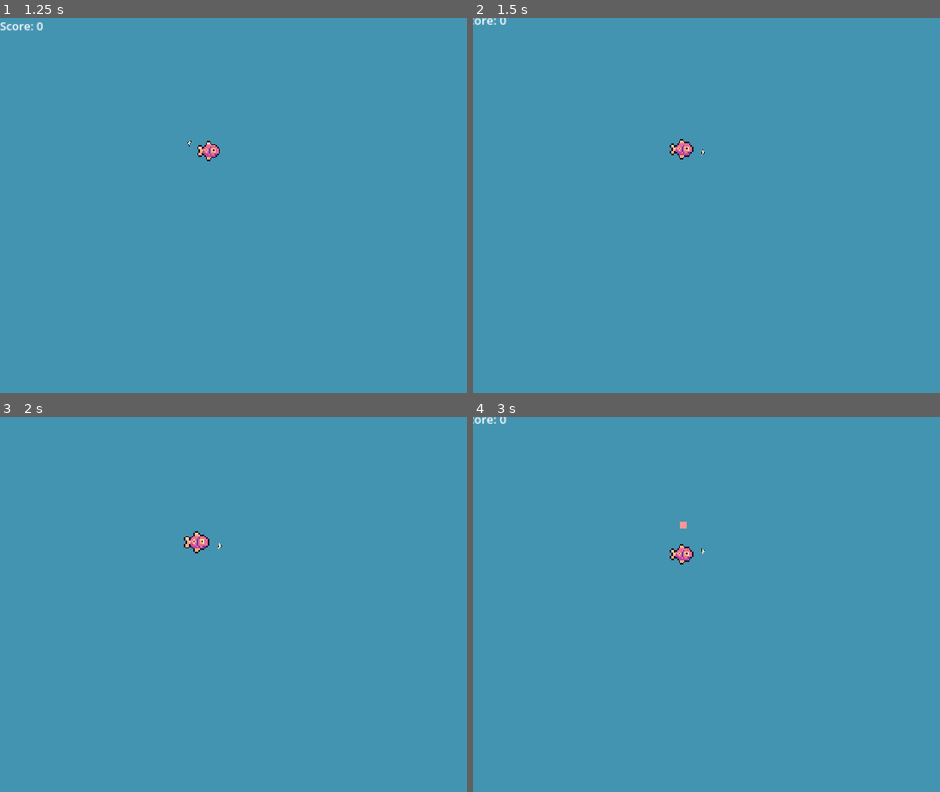
Above: before the commit, frames 1-4 (two rows, left to right).
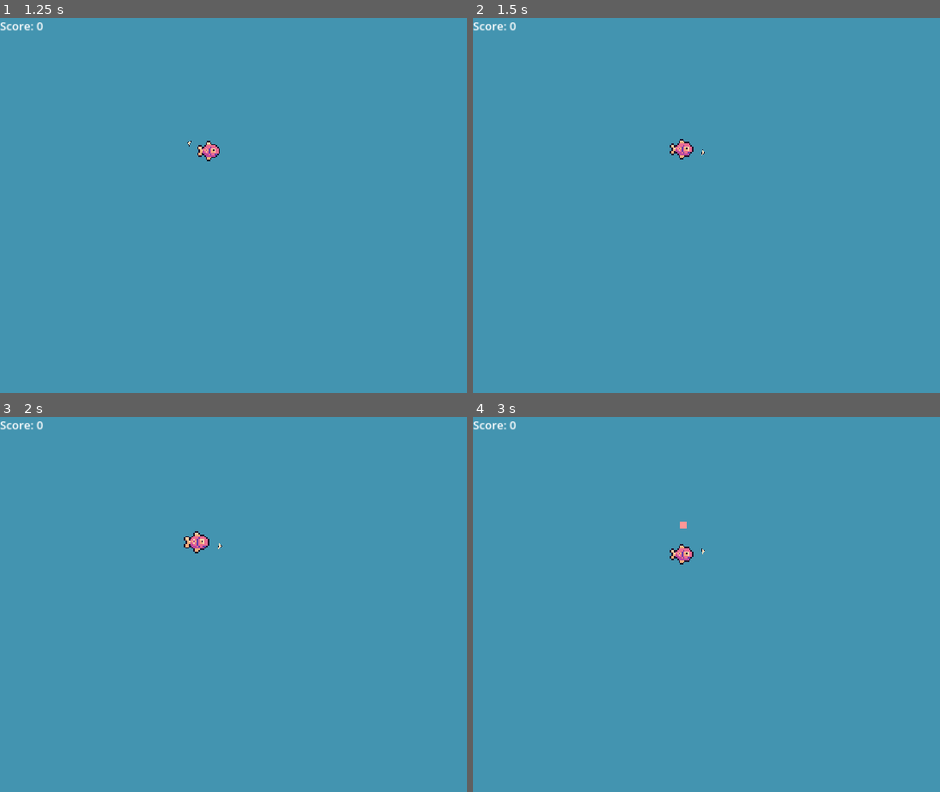
Above: after the commit, the same moments.

Repository: TheCursedMerchant/qdm_gameJam2024
Game: Godot game, scene res://menu.tscn
Same seed, same stepped clock (60 frames per second), same inputs: the game is played once before the commit and once after it.
Inputs (mouse positions are in pixels of both pictures, inside the frame that each line leads up to):
- Up to frame 1 (1.25 s): click "Play" at 0.5 s
- Up to frame 2 (1.5 s): tap Enter at 1.25 s; move the mouse to (outside the picture) at 1.27 s; press the mouse at (outside the picture) at 1.28 s; hold Right (ui_right) from 1.28 s (still down)
- Up to frame 3 (2 s): keep holding Right (ui_right)
- Up to frame 4 (3 s): move the mouse to (678, 630) at 2.02 s; release Right (ui_right) at 2.03 s; release the mouse at (678, 630) at 2.03 s; hold Down (ui_down) 2.03-2.78 s; click (678, 630) at 2.1 s; tap Space at 2.75 s; move the mouse to (883, 525) at 2.77 s; press the mouse at (883, 525) at 2.78 s; hold Right (ui_right) from 2.78 s (still down)

Frame 1 is identical in both runs. In frame 2, 0.2% of the frame differs, in the area x 0-10%, y 0-4%; in frame 3, 0.1%; in frame 4, 0.2%.

Commit message:
adjusted values, added timer to chunk

Diff:
--- a/gamejam2024/project.godot
+++ b/gamejam2024/project.godot
@@ -27,6 +27,7 @@
 window/size/viewport_width=1920
 window/size/viewport_height=1080
 window/stretch/mode="canvas_items"
+window/vsync/vsync_mode=0
 
 [input]
 
--- a/gamejam2024/scenes/flesh_chunk.tscn
+++ b/gamejam2024/scenes/flesh_chunk.tscn
@@ -1,13 +1,13 @@
 [gd_scene load_steps=4 format=3 uid="uid://bbotfcmj6oooa"]
 
+[ext_resource type="Script" path="res://scripts/food/fleshChunk.gd" id="1_7gjbv"]
 [ext_resource type="Texture2D" uid="uid://6lk1qapvqi1j" path="res://assets/art/spr_square.png" id="1_58fa7"]
-[ext_resource type="Script" path="res://scripts/food/food.gd" id="1_uef8r"]
 
 [sub_resource type="CircleShape2D" id="CircleShape2D_1h7bx"]
 radius = 32.0
 
 [node name="FleshChunk" type="Area2D" groups=["Food"]]
-script = ExtResource("1_uef8r")
+script = ExtResource("1_7gjbv")
 friendly = true
 
 [node name="Sprite2D" type="Sprite2D" parent="."]
@@ -16,3 +16,5 @@
 
 [node name="CollisionShape2D" type="CollisionShape2D" parent="."]
 shape = SubResource("CircleShape2D_1h7bx")
+
+[node name="Timer" type="Timer" parent="."]
--- a/gamejam2024/scripts/food/fleshChunk.gd
+++ b/gamejam2024/scripts/food/fleshChunk.gd
@@ -1,2 +1,18 @@
 extends "res://scripts/food/food.gd"
 class_name FleshChunk
+@export var eatCooldown = 0.5
+
+var eatTimer : Timer
+
+func _ready() -> void:
+	eatTimer = $Timer
+	super._ready()
+	eatTimer.connect("timeout", _on_timer_timeout)
+	eatTimer.start()
+
+func _on_timer_timeout() :
+	eatTimer.stop()
+	isEdible = true
+
+func startTimer() :
+	eatTimer.start(eatCooldown)
--- a/gamejam2024/scripts/food/food.gd
+++ b/gamejam2024/scripts/food/food.gd
@@ -2,7 +2,7 @@
 extends Area2D
 
 @export_category("Stats")
-@export var growth_value = 0.1
+@export var growth_value = 0.2
 @export var experience := 10
 @export var size_scale = Vector2.ONE
 @export var off_screen_location := Vector2(-1000, 0)
@@ -12,6 +12,7 @@
 @onready var collisionShape = $CollisionShape2D
 
 var isActive := true
+var isEdible := true
 
 func _ready() -> void :
 	connect("body_entered", _on_body_entered)
@@ -21,10 +22,10 @@
 # if food is eaten or player is eaten
 func _on_body_entered(body: Node2D) -> void:
 	var sprite_size = sprite.get_rect().size * sprite.scale
-	if(body.get_groups().has("Player")) :
+	if(isEdible && body.get_groups().has("Player")) :
 		var player : Player = body
 		var body_sprite_size = player.sprite.get_rect().size * player.scale_size
-		if(friendly or (sprite_size <=  body_sprite_size and player.playerState == System.PLAYER_STATES.IDLE)) :
+		if((friendly or (sprite_size <=  body_sprite_size and player.playerState == System.PLAYER_STATES.IDLE)) ) :
 			player.grow(growth_value, experience)
 			if (friendly == false):
 				System.score += 1
@@ -44,3 +45,6 @@
 	size_scale = newSize
 	sprite.scale = size_scale
 	collisionShape.scale = size_scale
+
+func startTimer() :
+	pass
--- a/gamejam2024/scripts/gameRes.gd
+++ b/gamejam2024/scripts/gameRes.gd
@@ -8,6 +8,7 @@
 	textures.append(preload("res://assets/art/fat_fish_green.png"))
 	textures.append(preload("res://assets/art/torpedo_fish.png"))
 	textures.append(preload("res://assets/art/torpedo_fish_green.png"))
+	#textures.append(preload("res://POC/octopus.png"))
 
 	playerTextures.append(preload("res://assets/art/player_fish.png"))
 	playerTextures.append(preload("res://assets/art/player_fish_level_2.png"))
--- a/gamejam2024/scripts/player/player.gd
+++ b/gamejam2024/scripts/player/player.gd
@@ -19,7 +19,7 @@
 var overShrink := false
 var fleshChunkPool := ScenePool.new(1)
 var experience := 0
-var evolveExp := 100
+var evolveExp := 50
 var evolveLevel := 0
 var currentSpeed := baseSpeed
 
@@ -70,6 +70,8 @@
 				grow( -(dashCharge / 3) )
 				var callback = func() :
 					fleshChunkPool.getLastScene().updateSize(scale_size * 0.5)
+					fleshChunkPool.getLastScene().isEdible = false
+					fleshChunkPool.getLastScene().startTimer()
 				fleshChunkPool.addAtPosition(global_position + (dash_direction * -100), addChunk, callback)
 				playerState = System.PLAYER_STATES.DASH
 
@@ -84,10 +86,12 @@
 
 	move_and_slide()
 
-func addChunk() -> Food :
-	var newChunkInstance: Food = fleshChunkScene.instantiate()
+func addChunk() -> FleshChunk :
+	var newChunkInstance: FleshChunk = fleshChunkScene.instantiate()
 	newChunkInstance.size_scale = scale_size * 0.5
+	newChunkInstance.isEdible = false
 	get_tree().root.add_child(newChunkInstance)
+	newChunkInstance.startTimer()
 	return newChunkInstance
 
 func grow(rate: float, exp: float = 0) -> void :
@@ -144,3 +148,10 @@
 	if (evolveLevel < 0) :
 		print("Player Died!")
 		get_tree().call_deferred("change_scene_to_file", "res://scenes/death.tscn")
+
+func updateSizeScale(scale : float) :
+	var newScale := Vector2(scale, scale)
+	scale_size = newScale
+	sprite.scale = scale_size
+	collisionShape.scale = scale_size
+	arrow_sprite.scale = scale_size
--- a/gamejam2024/scripts/spawner.gd
+++ b/gamejam2024/scripts/spawner.gd
@@ -6,22 +6,31 @@
 
 @export var initial_start := true
 @export var fish_direction = Vector2.RIGHT
-@export var right_spawn := true
+@export var spawnSide = Vector2.RIGHT
 @export var isActive := true
 
 @onready var spawn_timer := $Timer
 
 var spawnPool : ScenePool = ScenePool.new(3)
 
+func _ready() -> void :
+	pass
+
 func _process(delta: float) -> void:
 	if initial_start && isActive:
 		spawn_timer.start()
 		initial_start = false
 
-	if(right_spawn) :
-		global_position = Vector2(-25, 0)
-	else :
-		global_position = Vector2(get_viewport().get_visible_rect().size.x + 25, 0)
+func _physics_process(delta: float) -> void:
+	match spawnSide :
+		Vector2.LEFT :
+			global_position = Vector2(-25, 0)
+		Vector2.RIGHT :
+			global_position = Vector2(get_viewport().get_visible_rect().size.x + 25, 0)
+		Vector2.UP :
+			global_position = Vector2(get_viewport().get_visible_rect().size.x / 2, -25)
+		Vector2.DOWN :
+			global_position = Vector2(get_viewport().get_visible_rect().size.x / 2, get_viewport().get_visible_rect().size.y + 25)
 
 func _on_timer_timeout() -> void:
 	spawn_timer.start(randf_range(.5,2.5))
@@ -39,4 +48,10 @@
 		new_fish.sprite.flip_h = false
 	elif(fish_direction.x < 0):
 		new_fish.sprite.flip_h = true
+
+	if(fish_direction.y > 0 ):
+		new_fish.sprite.flip_v = true
+	elif(fish_direction.y < 0):
+		new_fish.sprite.flip_v = false
+
 	return new_fish
--- a/gamejam2024/test.tscn
+++ b/gamejam2024/test.tscn
@@ -13,21 +13,33 @@
 [node name="Player" parent="." instance=ExtResource("1_okob1")]
 position = Vector2(584, 371)
 
-[node name="Spawner" parent="." instance=ExtResource("5_87bdc")]
+[node name="Spawner_U1" parent="." instance=ExtResource("5_87bdc")]
 position = Vector2(-6, -1)
+fish_direction = Vector2(0, 1)
+spawnSide = Vector2(0, -1)
+isActive = false
 
-[node name="Spawner3" parent="." instance=ExtResource("5_87bdc")]
+[node name="Spawner_D1" parent="." instance=ExtResource("5_87bdc")]
 position = Vector2(-6, -1)
+fish_direction = Vector2(0, -1)
+spawnSide = Vector2(0, 1)
+isActive = false
 
-[node name="Spawner2" parent="." instance=ExtResource("5_87bdc")]
+[node name="Spawner_R1" parent="." instance=ExtResource("5_87bdc")]
+position = Vector2(-6, -1)
+fish_direction = Vector2(-1, 0)
+
+[node name="Spawner_R2" parent="." instance=ExtResource("5_87bdc")]
+position = Vector2(-6, -1)
+fish_direction = Vector2(-1, 0)
+
+[node name="Spawner_L1" parent="." instance=ExtResource("5_87bdc")]
 position = Vector2(1152, -8)
-fish_direction = Vector2(-1, 0)
-right_spawn = false
+spawnSide = Vector2(-1, 0)
 
-[node name="Spawner4" parent="." instance=ExtResource("5_87bdc")]
+[node name="Spawner_L2" parent="." instance=ExtResource("5_87bdc")]
 position = Vector2(1152, -8)
-fish_direction = Vector2(-1, 0)
-right_spawn = false
+spawnSide = Vector2(-1, 0)
 
 [node name="Wall" parent="." instance=ExtResource("4_r12t7")]
 position = Vector2(-33, 544)
@@ -45,7 +57,9 @@
 position = Vector2(948, -35)
 scale = Vector2(31, 1)
 
-[node name="Scoreboard" parent="." instance=ExtResource("5_qsoqg")]
-
 [node name="MainCamera" type="Camera2D" parent="."]
 script = ExtResource("6_lk2y2")
+
+[node name="CanvasLayer" type="CanvasLayer" parent="."]
+
+[node name="Scoreboard" parent="CanvasLayer" instance=ExtResource("5_qsoqg")]
Not shown, added: gamejam2024/POC/octopus.png.import
